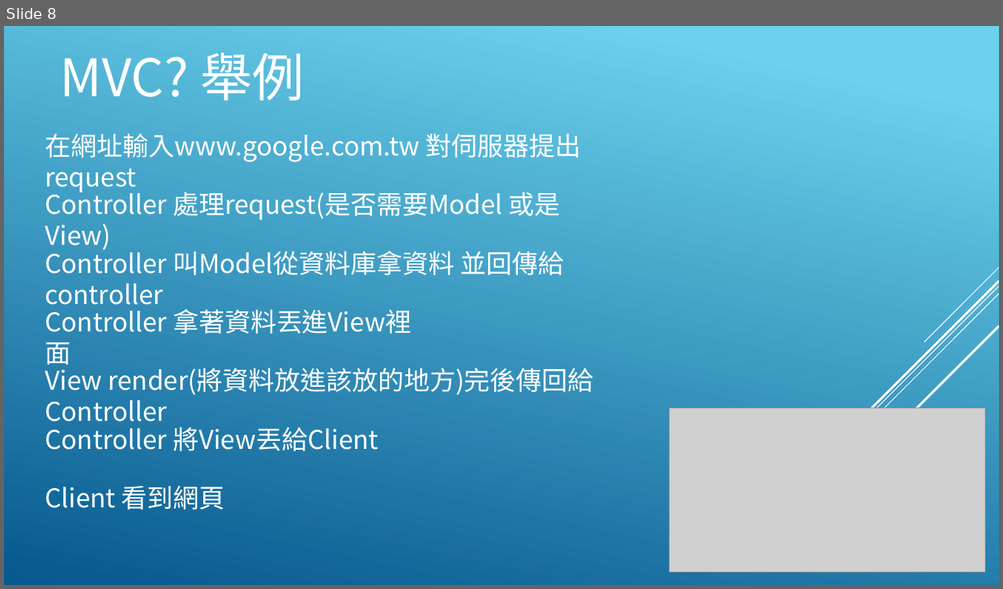
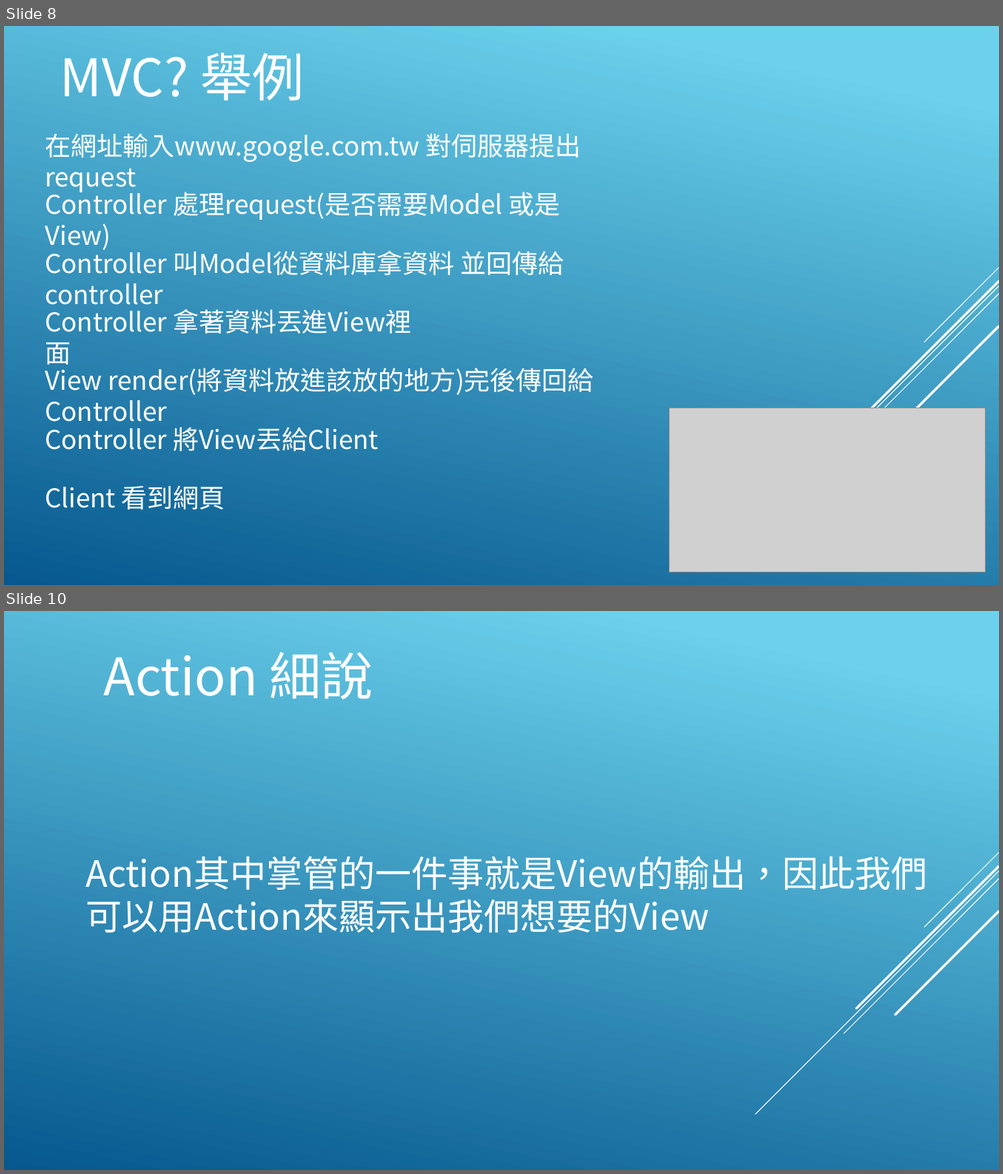
Before and after one commit to a28283878/Lesson, a slide deck: Lesson2.pptx. Shown one above the other, each under a label of ours: slide 8 before the commit, slides 8 and 10 after it; the slides between them are not shown. The pictures are 1003x589 and 1003x1174 pixels, drawn with LibreOffice and Linux fonts; fonts in the diff are those of the drawing; grey boxes stand for pictures. Boxes give left, top, right and bottom in pixels: in the first picture for what was removed or moved away, otherwise in the second. Text is boxed around its words. In the diff, an @@ line names an element or a change of style, - is before the commit and + after.

```diff
--- a/Lesson2.pptx
+++ b/Lesson2.pptx
@@ slide 10 added at box(4, 611, 999, 1170), background gradient #6ED2EB to #06588E; not listed: 5 template elements that a slide beside it also shows @@
@@ text added at box(103, 652, 373, 700), 50 pt, text #FFFFFF @@
+Action 細說
@@ text added at box(85, 856, 927, 933), 35 pt, text #FFFFFF @@
+Action其中掌管的一件事就是View的輸出，因此我們可以用Action來顯示出我們想要的View
```
Also in this commit, not shown: 4 other slides added, 1 other file.
